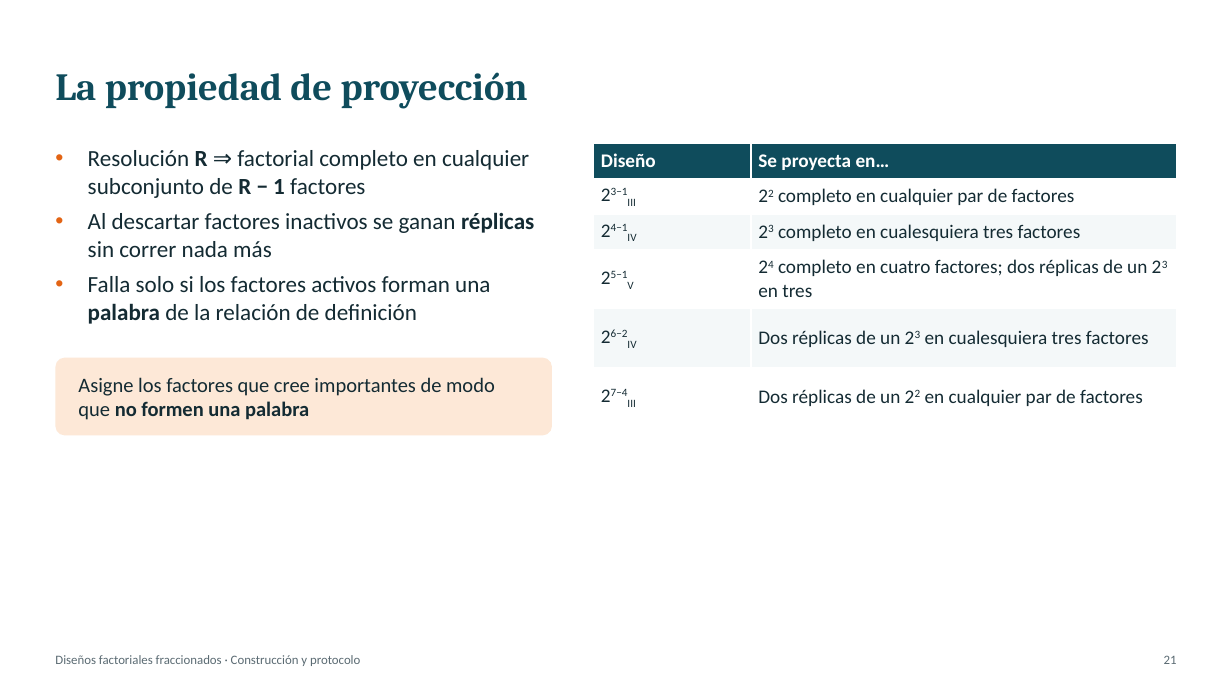
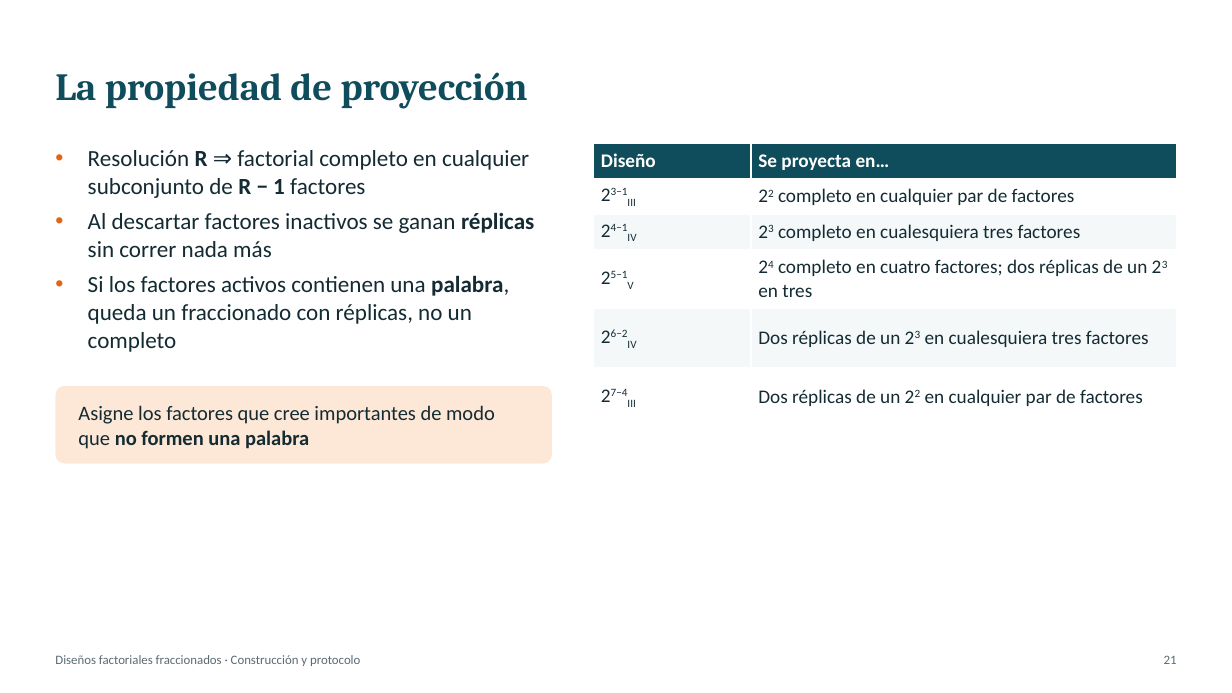
Before and after one commit to Juanes2001/diseno-de-experimentos, a slide deck: slide 21 of exposicion-tema-06/Tema6_Factoriales_Fraccionados.pptx. Drawn at 1232x693 pixels with LibreOffice and Linux fonts; fonts in the diff are those of the drawing. Boxes give left, top, right and bottom in pixels: in the first picture for what was removed or moved away, otherwise in the second. Text is boxed around its words. In the diff, an @@ line names an element or a change of style, - is before the commit and + after.

```diff
--- a/exposicion-tema-06/Tema6_Factoriales_Fraccionados.pptx
+++ b/exposicion-tema-06/Tema6_Factoriales_Fraccionados.pptx
@@ text at (x1=88, y1=275, x2=509, y2=352): text changed @@
-• Falla solo si los factores activos forman una palabra de la relación de definición
+• Si los factores activos contienen una palabra, queda un fraccionado con réplicas, no un completo
@@ rounded rectangle "Asigne los factores que cree ..." moved from (x1=55, y1=358, x2=552, y2=435) to (x1=55, y1=385, x2=552, y2=463) @@
```
Also in this commit, not shown: 25 other slides changed, 3 other files.
